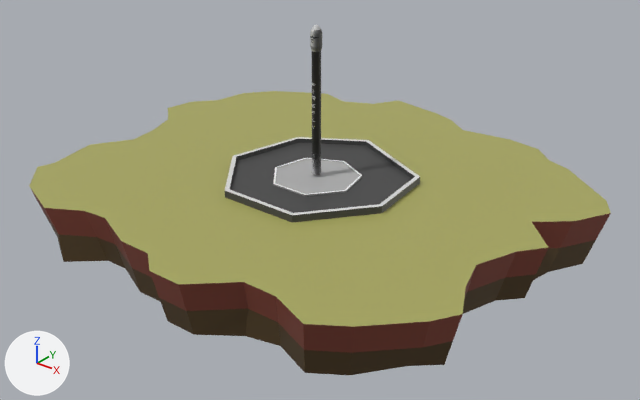
An edit to the glTF model public/Alpha.gltf, drawn before and after from the same camera.
Rendered twice from a camera (50 mm lens) standing at (7.72, -9.57, 5.97) and looking at (0.23, -0.2, 0.17). Every picture has the same lights, and +X, +Y and +Z are marked at lower left. Where no turn or scale is listed for an object, it has been applied to the vertices.

The scene before the commit, as lines of its bpy script (objects in view):
```python
mat_top = principled_material('top')
mat_top.base_color = (0.392, 0.386, 0.114)  # yellow #a8a75f
me_cylinder_003 = bpy.data.meshes.new('Cylinder.003')
me_cylinder_003.from_pydata(...)  # 388 vertices, 764 faces; spans x -4.11..3.95, y -3.42..3.75, z -0.92..0.05
# faces by material slot: [31, 5, 16, 88, 330, 242, 38, 14]
me_cylinder_003.materials.append(mat_launchfloor)  # grey #909090
me_cylinder_003.materials.append(mat_landingpad)  # grey #afafaf
me_cylinder_003.materials.append(mat_padborder)  # white #f8f8f8
me_cylinder_003.materials.append(mat_grass)  # dark red #7c3e30
me_cylinder_003.materials.append(mat_dirt)  # brown #503d20
me_cylinder_003.materials.append(mat_top)  # yellow #a8a75f
me_cylinder_003.materials.append(mat_concrete)  # dark grey #464646
me_cylinder_003.materials.append(mat_border)  # light grey #dadada
me_cylinder_005 = bpy.data.meshes.new('Cylinder.005')
me_cylinder_005.from_pydata(...)  # 640 vertices, 1264 faces; spans x -0.14..0.03, y -0.08..0.08, z -0.02..2.29
me_cylinder_005.materials.append(mat_material)  # picture img_alpha_only_cutout_5_4_2023b
ob_cylinder_001 = bpy.data.objects.new('Cylinder.001', me_cylinder_003)
ob_cylinder_001.location = (0.0, -0.01, 0.43)
ob_cylinder_005 = bpy.data.objects.new('Cylinder.005', me_cylinder_005)
ob_cylinder_005.location = (0.05, 0.0, 0.47)
```
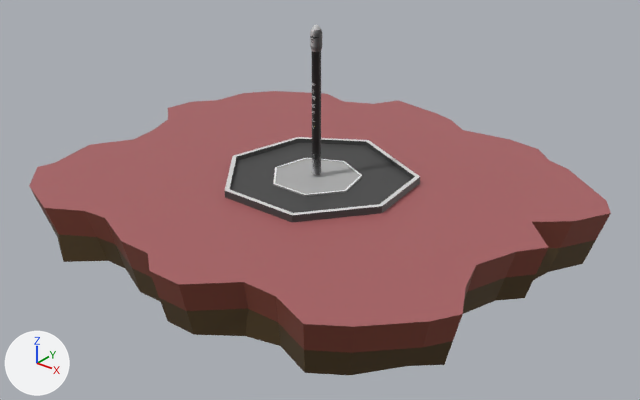
Pixel boxes [x1, y1, x2, y2] of what changed, in the pictures (640 x 400 px):
```json
{"object": "Cylinder.001", "change": "recoloured", "before": [29, 91, 611, 330], "after": [29, 91, 611, 330], "on screen": "yellow to brown"}
```

Edits to the scene script, one JSON object a line:
```json
{"op": "set", "path": "mat_top.base_color", "old": "(0.392, 0.386, 0.114)", "new": "(0.392, 0.118, 0.123)", "note": "yellow #a8a75f -> brown #a86062"}
```
